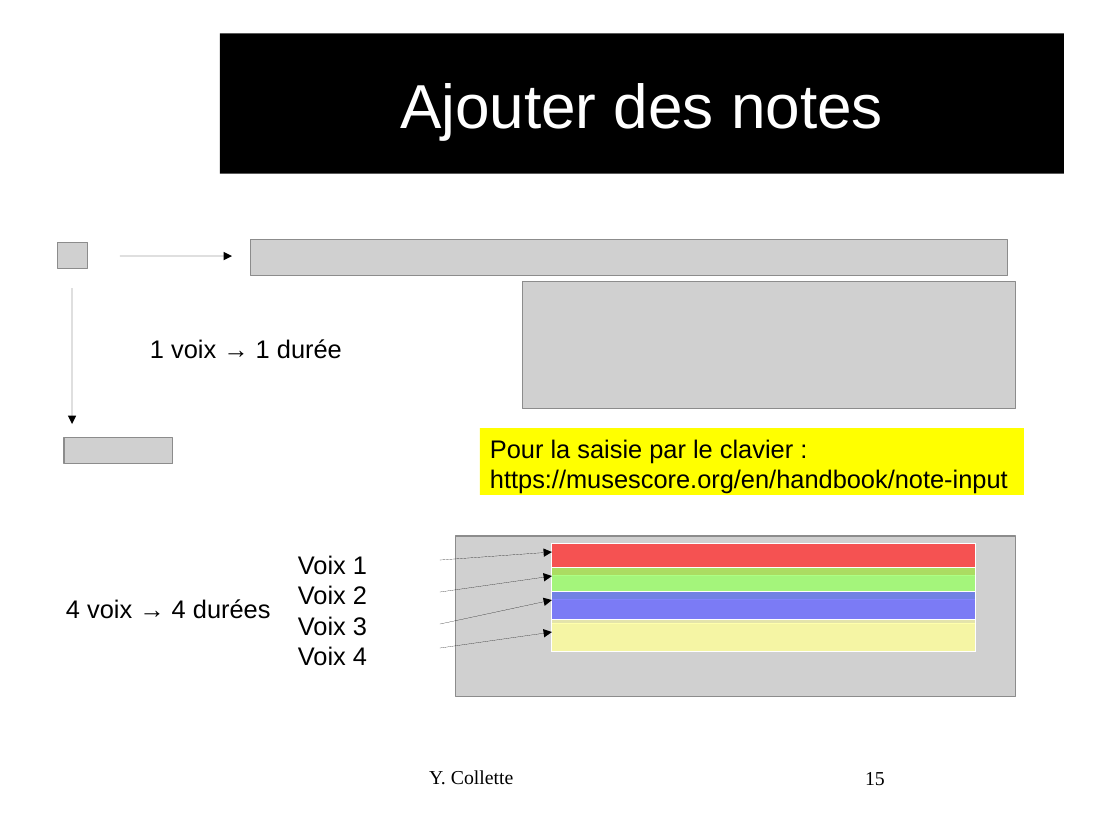
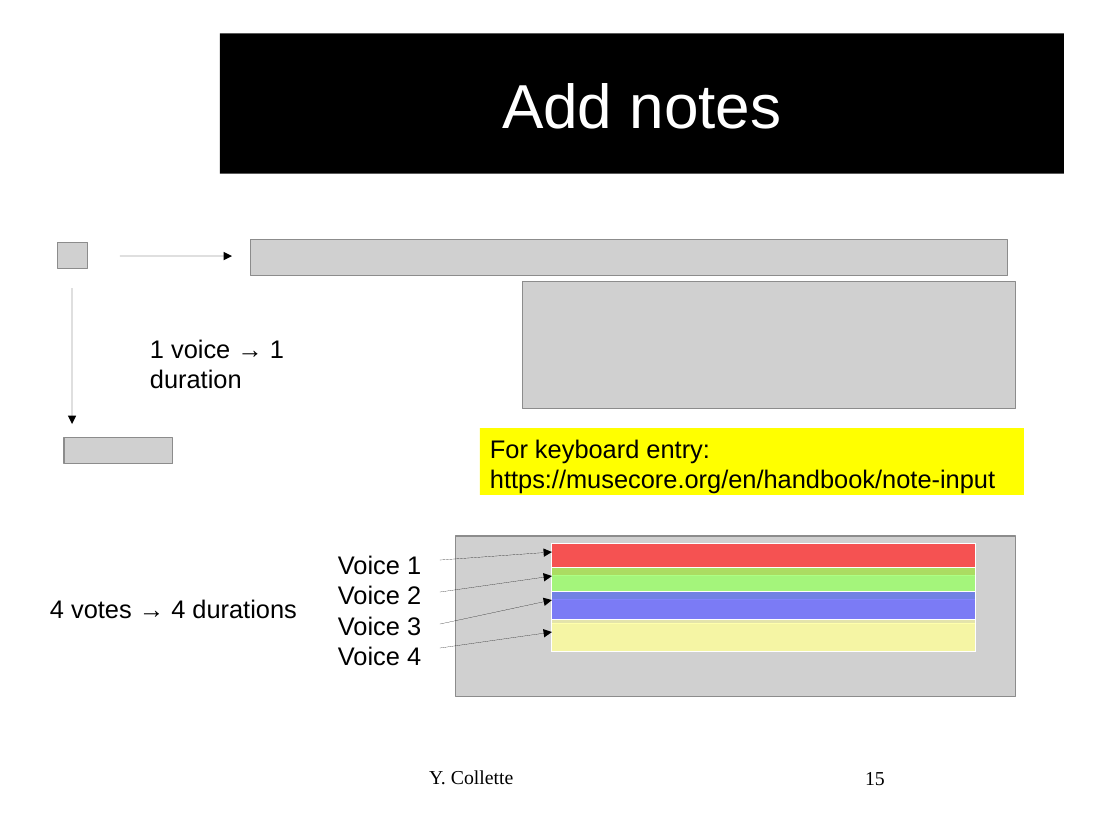
Before and after one commit to audinux/audinux.github.io, a slide deck: slide 15 of workshop/audio/MuseScore.odp. Drawn at 1120x840 pixels with LibreOffice and Linux fonts; fonts in the diff are those of the drawing; grey boxes stand for pictures; background and template pictures are left out. Boxes give left, top, right and bottom in pixels: in the first picture for what was removed or moved away, otherwise in the second. Text is boxed around its words. In the diff, an @@ line names an element or a change of style, - is before the commit and + after.

```diff
--- a/workshop/audio/MuseScore.odp
+++ b/workshop/audio/MuseScore.odp
@@ title at bbox=[502, 83, 782, 129]: text changed @@
-Ajouter des notes
+Add notes
@@ text at bbox=[150, 339, 284, 389]: text changed @@
-1 voix → 1 durée
+1 voice → 1 duration
@@ text in rectangle at bbox=[490, 439, 995, 494]: text changed @@
-Pour la saisie par le clavier :
-https://musescore.org/en/handbook/note-input
+For keyboard entry:
+https://musecore.org/en/handbook/note-input
@@ text at bbox=[338, 555, 421, 666]: text changed @@
-Voix 1
-Voix 2
-Voix 3
-Voix 4
+Voice 1
+Voice 2
+Voice 3
+Voice 4
@@ text at bbox=[50, 599, 296, 619]: text changed @@
-4 voix → 4 durées
+4 votes → 4 durations
```
Also in this commit, not shown: 16 other slides changed, 4 slides added, 4 slides removed, 6 other files.
